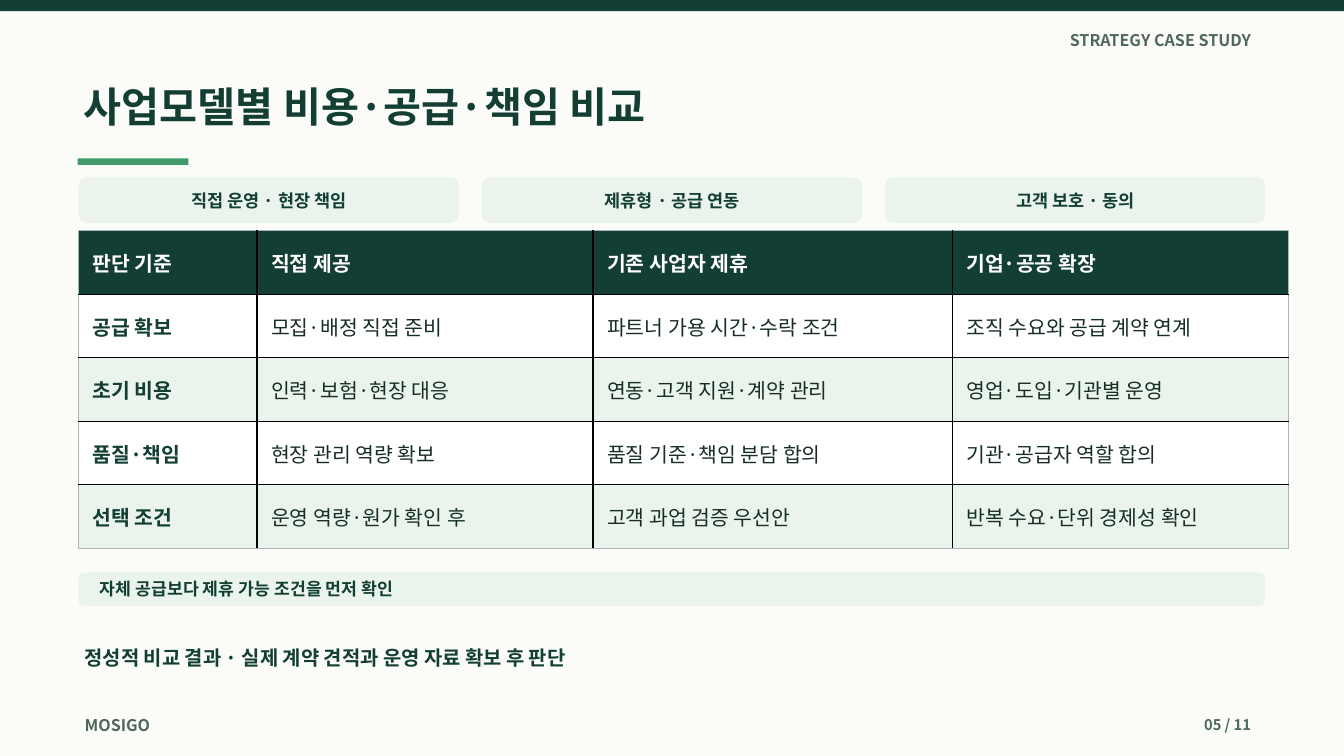
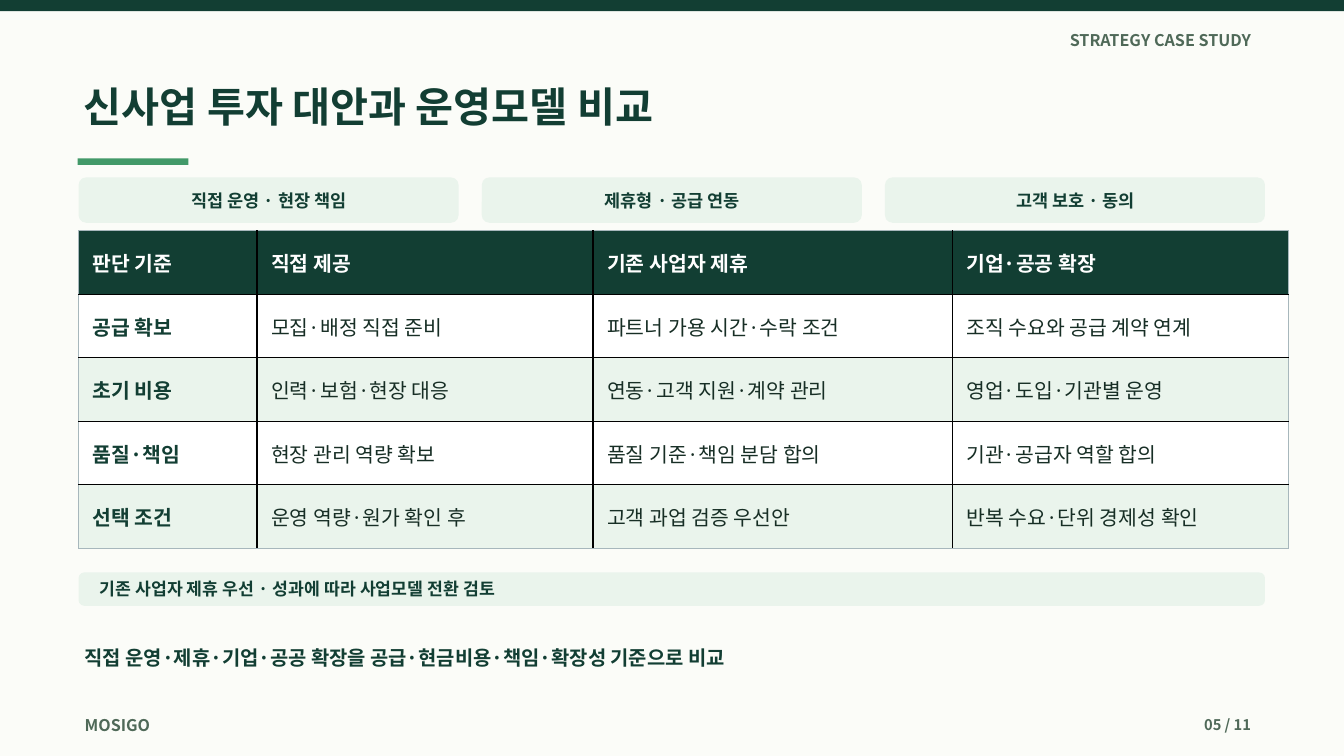
Before and after one commit to dohyunkimmm/mosigo-case-study, a slide deck: slide 5 of downloads/mosigo_report.pptx. Drawn at 1344x756 pixels with LibreOffice and Linux fonts; fonts in the diff are those of the drawing. Boxes give left, top, right and bottom in pixels: in the first picture for what was removed or moved away, otherwise in the second. Text is boxed around its words. In the diff, an @@ line names an element or a change of style, - is before the commit and + after.

```diff
--- a/downloads/mosigo_report.pptx
+++ b/downloads/mosigo_report.pptx
@@ text at [84,87,653,126]: text changed @@
-사업모델별 비용·공급·책임 비교
+신사업 투자 대안과 운영모델 비교
@@ text at [100,580,495,597]: text changed @@
-자체 공급보다 제휴 가능 조건을 먼저 확인
+기존 사업자 제휴 우선 · 성과에 따라 사업모델 전환 검토
@@ text at [85,648,725,667]: text changed @@
-정성적 비교 결과 · 실제 계약 견적과 운영 자료 확보 후 판단
+직접 운영·제휴·기업·공공 확장을 공급·현금비용·책임·확장성 기준으로 비교
```
Also in this commit, not shown: 7 other slides changed, 17 other files.
